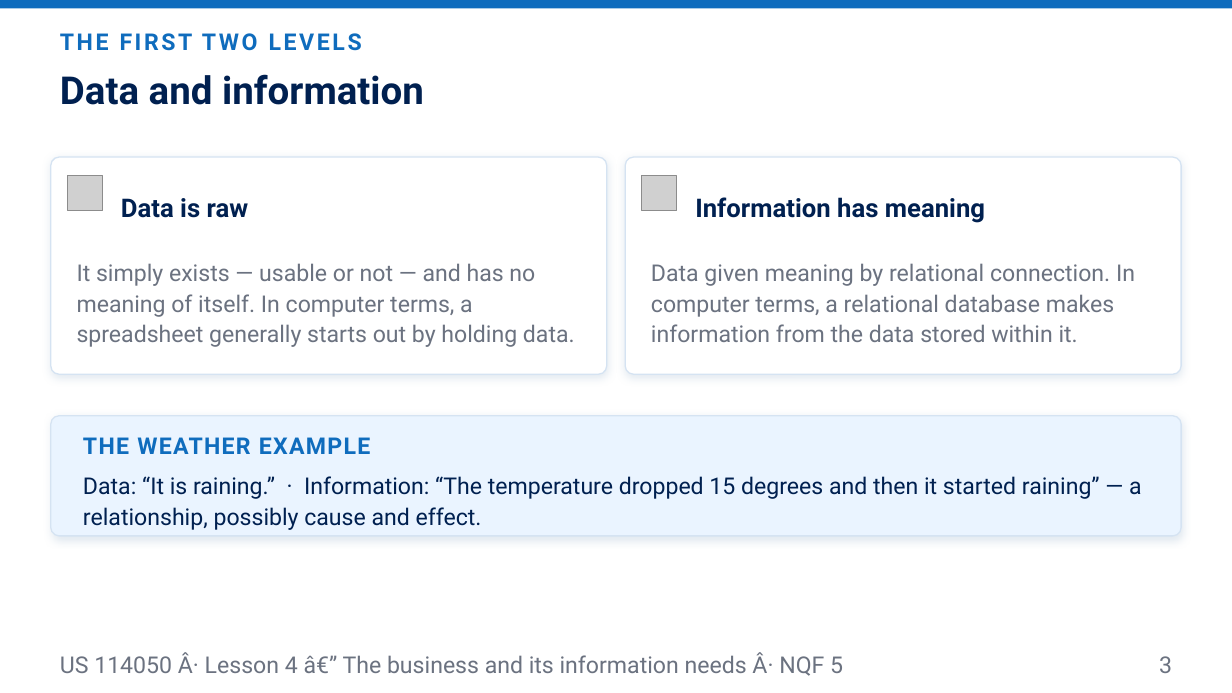
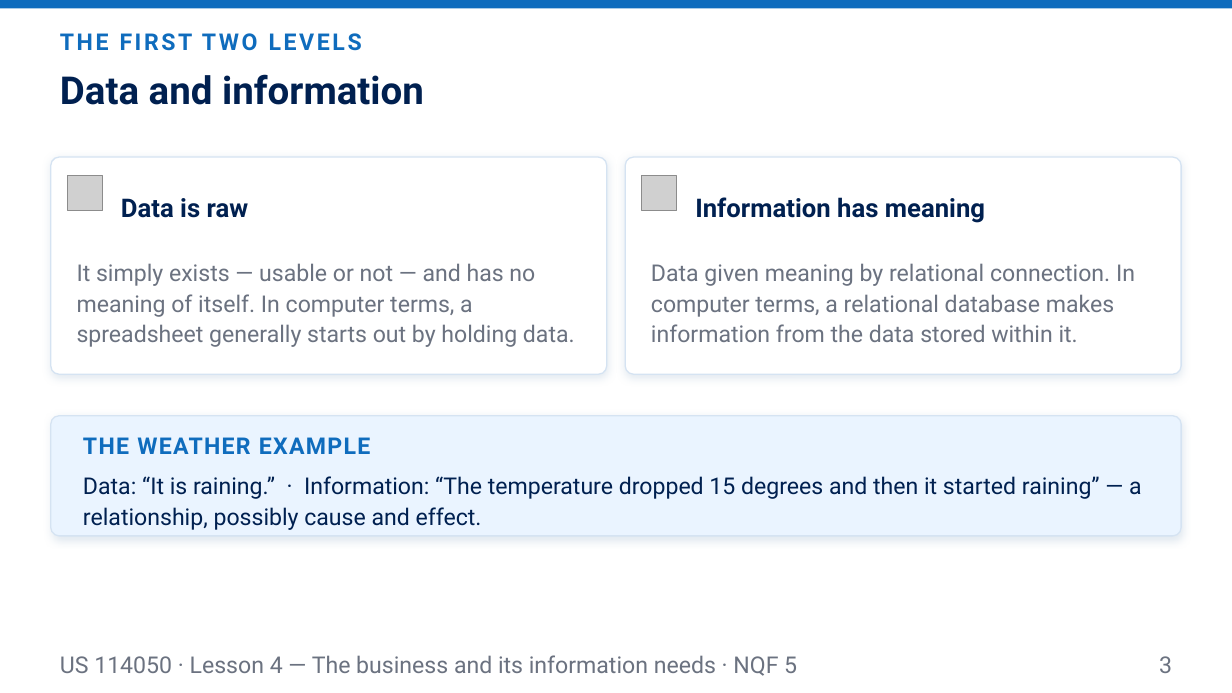
Before and after one commit to andrekyle/ITsystemsupport, a slide deck: slide 3 of public/downloads/US-114050-L4-Business-Information-Needs.pptx. Drawn at 1232x693 pixels with LibreOffice and Linux fonts; fonts in the diff are those of the drawing; grey boxes stand for pictures. Boxes give left, top, right and bottom in pixels: in the first picture for what was removed or moved away, otherwise in the second. Text is boxed around its words. In the diff, an @@ line names an element or a change of style, - is before the commit and + after.

```diff
--- a/public/downloads/US-114050-L4-Business-Information-Needs.pptx
+++ b/public/downloads/US-114050-L4-Business-Information-Needs.pptx
@@ text at bbox=[60, 655, 797, 676]: text changed @@
-US 114050 Â· Lesson 4 â€” The business and its information needs Â· NQF 5
+US 114050 · Lesson 4 — The business and its information needs · NQF 5
```
Also in this commit, not shown: 11 other slides changed, 2 other files.
